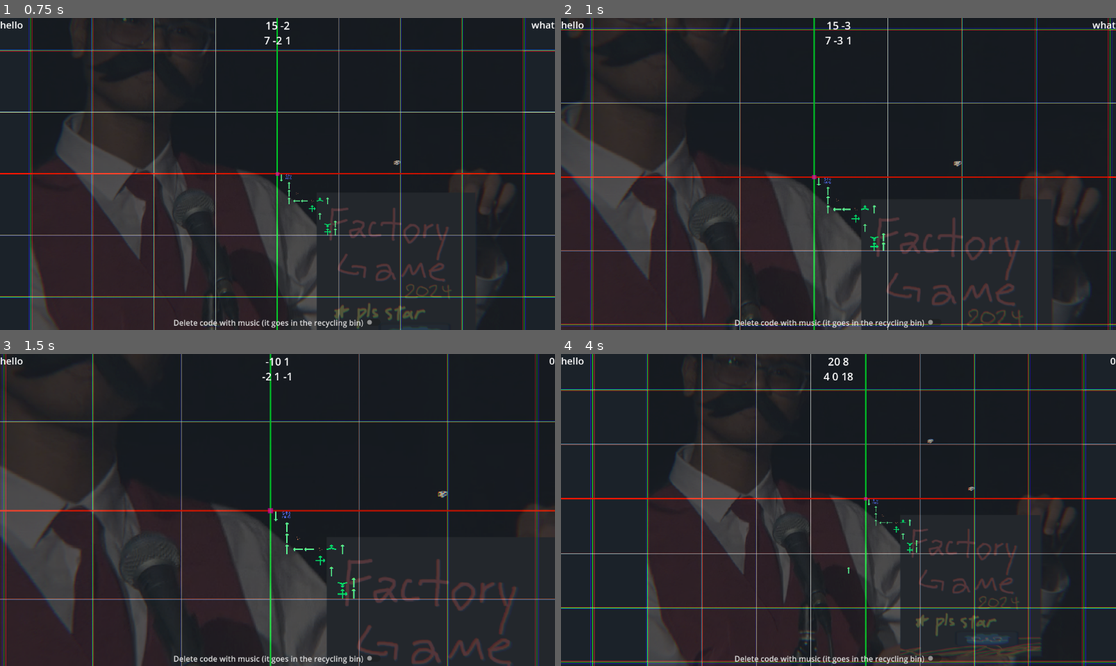
Above: before the commit, frames 1-4 (two rows, left to right).
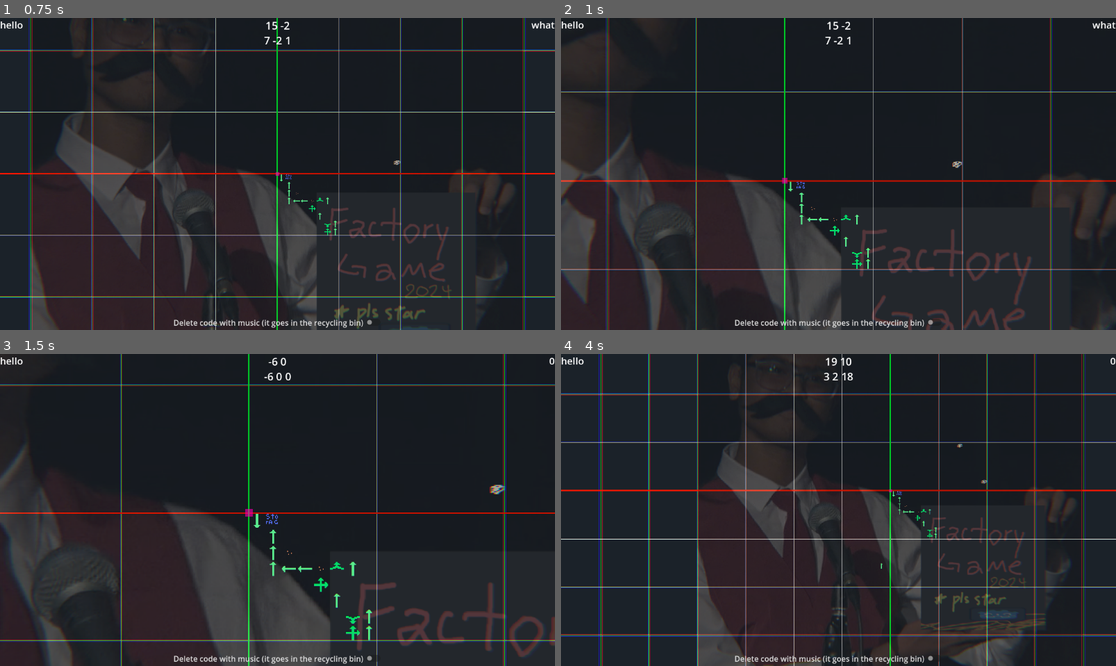
Above: after the commit, the same moments.

Repository: solirides/mechcraft2
Game: Godot game, scene res://scenes/game.tscn
Two runs of this game, one before a commit and one after it. Both use one fixed random seed, a clock stepped at 60 frames per second and the inputs below.
Inputs (mouse positions are in pixels of both pictures, inside the frame that each line leads up to):
- Up to frame 1 (0.75 s): tap Enter at 0.5 s; move the mouse to (399, 158) at 0.52 s; hold P (resource) from 0.53 s (still down)
- Up to frame 2 (1 s): keep holding P (resource); tap Shift (zoom_in) at 0.8 s
- Up to frame 3 (1.5 s): tap Space (pause) at 1.25 s; move the mouse to (166, 525) at 1.27 s; release P (resource) at 1.28 s; tap Shift (zoom_in) at 1.35 s
- Up to frame 4 (4 s): tap Ctrl (zoom_out) at 1.55, 3.8 s; tap Enter at 2, 3.5 s; move the mouse to (894, 441) at 2.02 s; hold Ctrl (zoom_out) 2.03-2.78 s; tap P (resource) at 2.3 s; tap Space (pause) at 2.75 s; move the mouse to (810, 572) at 2.77 s; click (810, 572) at 2.85 s; tap Shift (zoom_in) at 3.05 s; move the mouse to (1005, 556) at 3.52 s; hold Middle mouse button (middle_click) from 3.53 s (still down)

Frame 1 is identical in both runs. In frame 2, 23% of the frame differs, in the area x 0-100%, y 0-100%; in frame 3, 22%; in frame 4, 26%.

Commit message:
camera  s h a k e

Diff:
--- a/scenes/game.tscn
+++ b/scenes/game.tscn
@@ -81,7 +81,7 @@
 layer_1/z_index = -3
 layer_1/tile_data = PackedInt32Array()
 script = ExtResource("2_e3udp")
-gui = NodePath("../Camera2D/GUI")
+gui = NodePath("../Camera/Camera2D/GUI")
 debug_dot = NodePath("../DebugDot")
 
 [node name="Debug" type="Node" parent="TileMap"]
@@ -95,19 +95,29 @@
 fit_content = true
 scroll_active = false
 
-[node name="Camera2D" type="Camera2D" parent="." node_paths=PackedStringArray("background")]
+[node name="Camera" type="Node2D" parent="." node_paths=PackedStringArray("background", "camera")]
+script = ExtResource("4_3i4pa")
+background = NodePath("Camera2D/CanvasLayer/Background")
+camera = NodePath("Camera2D")
+
+[node name="ShakeFrequency" type="Timer" parent="Camera"]
+
+[node name="ShakeDuration" type="Timer" parent="Camera"]
+
+[node name="Camera2D" type="Camera2D" parent="Camera" node_paths=PackedStringArray("background", "camera")]
 script = ExtResource("4_3i4pa")
 background = NodePath("CanvasLayer/Background")
-
-[node name="CanvasLayer" type="CanvasLayer" parent="Camera2D"]
+camera = NodePath(".")
+
+[node name="CanvasLayer" type="CanvasLayer" parent="Camera/Camera2D"]
 layer = -1
 
-[node name="Background" type="Node2D" parent="Camera2D/CanvasLayer"]
+[node name="Background" type="Node2D" parent="Camera/Camera2D/CanvasLayer"]
 script = ExtResource("10_y4vju")
 
-[node name="Shaders" type="CanvasLayer" parent="Camera2D"]
-
-[node name="ColorRect" type="ColorRect" parent="Camera2D/Shaders"]
+[node name="Shaders" type="CanvasLayer" parent="Camera/Camera2D"]
+
+[node name="ColorRect" type="ColorRect" parent="Camera/Camera2D/Shaders"]
 material = SubResource("ShaderMaterial_tfcjj")
 anchors_preset = 15
 anchor_right = 1.0
@@ -116,7 +126,7 @@
 grow_vertical = 2
 color = Color(1, 0.156863, 0.568627, 1)
 
-[node name="GUI" type="CanvasLayer" parent="Camera2D" node_paths=PackedStringArray("selection_label", "alert_label", "debug_label", "resources_label", "music_toggle", "music_player")]
+[node name="GUI" type="CanvasLayer" parent="Camera/Camera2D" node_paths=PackedStringArray("selection_label", "alert_label", "debug_label", "resources_label", "music_toggle", "music_player")]
 layer = 10
 script = ExtResource("10_ocoff")
 delete_code_with_music = false
@@ -127,7 +137,7 @@
 music_toggle = NodePath("GUI/BottomBar/Music")
 music_player = NodePath("GUI/AudioStreamPlayer")
 
-[node name="GUI" type="Control" parent="Camera2D/GUI"]
+[node name="GUI" type="Control" parent="Camera/Camera2D/GUI"]
 layout_mode = 3
 anchors_preset = 15
 anchor_right = 1.0
@@ -135,7 +145,7 @@
 grow_horizontal = 2
 grow_vertical = 2
 
-[node name="Selection" type="RichTextLabel" parent="Camera2D/GUI/GUI"]
+[node name="Selection" type="RichTextLabel" parent="Camera/Camera2D/GUI/GUI"]
 layout_mode = 1
 anchors_preset = 15
 anchor_right = 1.0
@@ -147,7 +157,7 @@
 theme_override_font_sizes/normal_font_size = 20
 text = "hello"
 
-[node name="Resources" type="RichTextLabel" parent="Camera2D/GUI/GUI"]
+[node name="Resources" type="RichTextLabel" parent="Camera/Camera2D/GUI/GUI"]
 layout_mode = 1
 anchors_preset = 15
 anchor_right = 1.0
@@ -160,14 +170,14 @@
 bbcode_enabled = true
 text = "[right]what"
 
-[node name="TopBar" type="CenterContainer" parent="Camera2D/GUI/GUI"]
+[node name="TopBar" type="CenterContainer" parent="Camera/Camera2D/GUI/GUI"]
 layout_mode = 1
 anchors_preset = 10
 anchor_right = 1.0
 offset_bottom = 31.0
 grow_horizontal = 2
 
-[node name="Debug" type="RichTextLabel" parent="Camera2D/GUI/GUI/TopBar"]
+[node name="Debug" type="RichTextLabel" parent="Camera/Camera2D/GUI/GUI/TopBar"]
 clip_contents = false
 custom_minimum_size = Vector2(600, 0)
 layout_mode = 2
@@ -177,7 +187,7 @@
 fit_content = true
 scroll_active = false
 
-[node name="Center" type="CenterContainer" parent="Camera2D/GUI/GUI"]
+[node name="Center" type="CenterContainer" parent="Camera/Camera2D/GUI/GUI"]
 visible = false
 layout_mode = 1
 anchors_preset = 15
@@ -186,7 +196,7 @@
 grow_horizontal = 2
 grow_vertical = 2
 
-[node name="Alert" type="RichTextLabel" parent="Camera2D/GUI/GUI/Center"]
+[node name="Alert" type="RichTextLabel" parent="Camera/Camera2D/GUI/GUI/Center"]
 clip_contents = false
 custom_minimum_size = Vector2(600, 0)
 layout_mode = 2
@@ -196,7 +206,7 @@
 fit_content = true
 scroll_active = false
 
-[node name="BottomBar" type="CenterContainer" parent="Camera2D/GUI/GUI"]
+[node name="BottomBar" type="CenterContainer" parent="Camera/Camera2D/GUI/GUI"]
 layout_mode = 1
 anchors_preset = 12
 anchor_top = 1.0
@@ -206,12 +216,12 @@
 grow_horizontal = 2
 grow_vertical = 0
 
-[node name="Music" type="CheckButton" parent="Camera2D/GUI/GUI/BottomBar"]
+[node name="Music" type="CheckButton" parent="Camera/Camera2D/GUI/GUI/BottomBar"]
 layout_mode = 2
 focus_mode = 0
 text = "Delete code with music (it goes in the recycling bin)"
 
-[node name="AudioStreamPlayer" type="AudioStreamPlayer" parent="Camera2D/GUI/GUI"]
+[node name="AudioStreamPlayer" type="AudioStreamPlayer" parent="Camera/Camera2D/GUI/GUI"]
 stream = ExtResource("14_agi1x")
 
 [node name="Classes" type="Node" parent="."]
@@ -239,4 +249,6 @@
 color = Color(1, 0, 0.713726, 0.584314)
 polygon = PackedVector2Array(1, 1, -1, 1, -1, -1, 1, -1)
 
-[connection signal="toggled" from="Camera2D/GUI/GUI/BottomBar/Music" to="Camera2D/GUI" method="_on_music_toggled"]
+[connection signal="timeout" from="Camera/ShakeFrequency" to="Camera" method="_on_shake_frequency_timeout"]
+[connection signal="timeout" from="Camera/ShakeDuration" to="Camera" method="_on_shake_duration_timeout"]
+[connection signal="toggled" from="Camera/Camera2D/GUI/GUI/BottomBar/Music" to="Camera/Camera2D/GUI" method="_on_music_toggled"]
--- a/scripts/camera.gd
+++ b/scripts/camera.gd
@@ -1,8 +1,21 @@
-extends Camera2D
+extends Node2D
 
 
 @export var zoom_speed = 0.2
 @export var background:Node = null
+@export var camera:Node = null
+
+@onready var duration_timer = Timer.new()
+@onready var frequency_timer = Timer.new()
+
+var shake_frequency:float = 1.0
+var shake_duration = 1
+var shake_amp = 1
+var shake_level = 0
+
+#@onready var frequency_tween = Tween
+#@onready var duration_tween = Tween
+@onready var tween = Tween
 
 # the total number of times zoomed in
 var status = 0
@@ -10,6 +23,10 @@
 var zoom_base = 1
 # Called when the node enters the scene tree for the first time.
 func _ready():
+	self.add_child(duration_timer)
+	self.add_child(frequency_timer)
+	duration_timer.timeout.connect(_on_duration_timer_timeout)
+	frequency_timer.timeout.connect(_on_frequency_timer_timeout)
 	pass # Replace with function body.
 
 func _input(event: InputEvent):
@@ -17,6 +34,7 @@
 		status += 1
 		zoom(1)
 	if event.is_action_pressed("zoom_out"):
+		#camera_shake(1, 18, 30, 10)
 		if(status > -1) :
 			status -= 1
 			zoom(-1)
@@ -31,10 +49,53 @@
 	zoom_base *= pow(zoom_speed, -direction)
 
 	#self.position = (a/(1 + a)) * (-get_screen_center_position() + get_global_mouse_position()) + get_screen_center_position()
-	self.position = (a/(1 + a)) * (-get_screen_center_position() + get_global_mouse_position()) + get_screen_center_position()
+	camera.position = (a/(1 + a)) * (-camera.get_screen_center_position() + camera.get_global_mouse_position()) + camera.get_screen_center_position()
 
-	self.set_zoom(self.get_zoom() * (1 + a))
+	camera.set_zoom(camera.get_zoom() * (1 + a))
 	#self.set_zoom(Vector2(zoom_base, zoom_base))
 
 func _process(delta):
-	background.draw_grid(self.get_global_transform().origin, self.get_zoom().x)
+	background.draw_grid(camera.get_global_transform().origin, camera.get_zoom().x)
+
+func camera_shake(duration = 0.1, amplitude = 16, frequency:float = 10, level = 0):
+	if level >= shake_level:
+		shake_level = level
+		shake_amp = amplitude
+		shake_frequency = frequency
+		shake_duration = duration
+
+		#print(duration_timer)
+
+		duration_timer.wait_time = duration
+		duration_timer.start()
+		frequency_timer.wait_time = 1.0 / frequency
+		frequency_timer.start()
+
+		#print(frequency_timer.wait_time)
+		#print("shake")
+
+func shake():
+	var random = Vector2()
+	random.x = randf_range(-shake_amp, shake_amp)
+	random.y = randf_range(-shake_amp, shake_amp)
+
+	tween = self.create_tween().set_trans(Tween.TRANS_SINE).set_ease(Tween.EASE_IN_OUT).set_parallel()
+	tween.tween_property(self, "position", random, 1.0 / shake_frequency)
+	#tween.tween_property(camera, "offset", random, 1 / shake_frequency)
+	tween.finished.connect(_on_tween_finished)
+
+	#print(1.0 / shake_frequency)
+
+func _on_tween_finished():
+	#print("tween")
+	tween.kill()
+
+func _on_frequency_timer_timeout():
+	shake()
+	#print("frequency")
+
+func _on_duration_timer_timeout():
+	camera.offset.x = 0
+	camera.offset.y = 0
+	shake_level = 0
+	frequency_timer.stop()
Not shown: 13 places in generated_tileset.tres that only renumber resources
